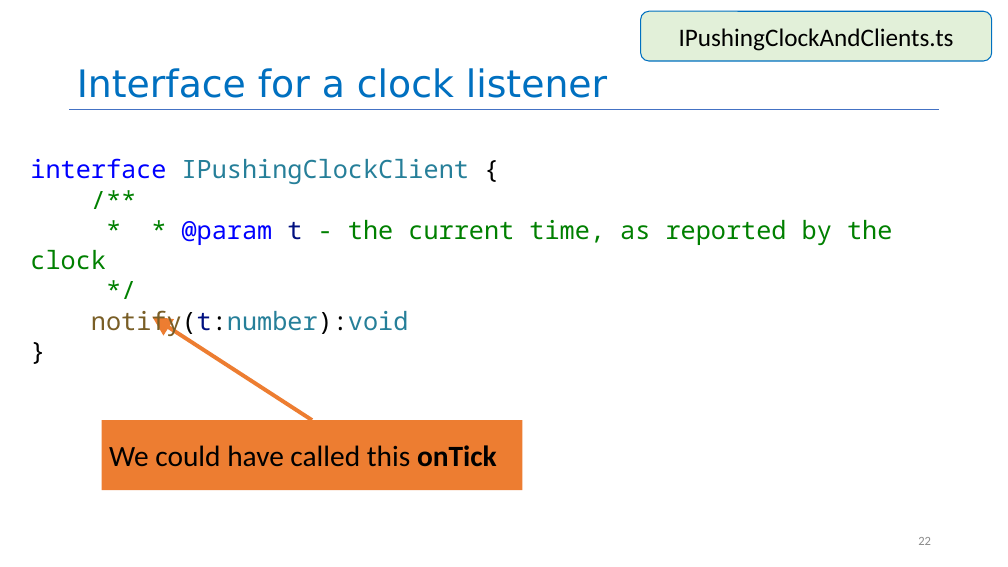
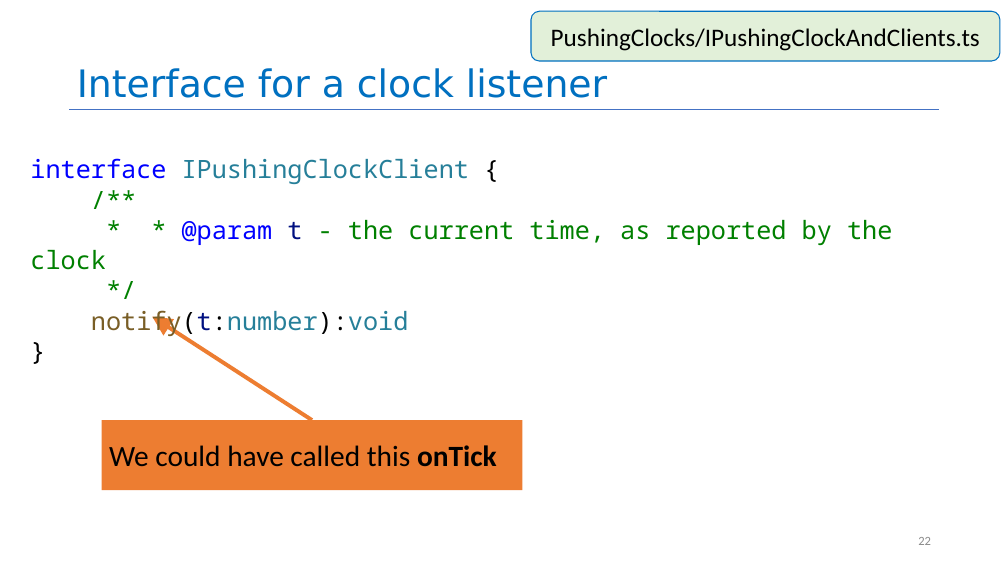
Before and after one commit to neu-se/CS4530-Spring-2025, a slide deck: slide 22 of Slides/Module 05 Interaction-Level Design Patterns.pptx. Drawn at 1008x567 pixels with LibreOffice and Linux fonts; fonts in the diff are those of the drawing. Boxes give left, top, right and bottom in pixels: in the first picture for what was removed or moved away, otherwise in the second. Text is boxed around its words. In the diff, an @@ line names an element or a change of style, - is before the commit and + after.

```diff
--- a/Slides/Module 05 Interaction-Level Design Patterns.pptx
+++ b/Slides/Module 05 Interaction-Level Design Patterns.pptx
@@ rounded rectangle "PushingClocks/IPushingClockAndClients.ts" resized from (x1=640, y1=11, x2=991, y2=61) to (x1=531, y1=11, x2=1000, y2=61) @@
@@ text in rounded rectangle at (x1=551, y1=28, x2=980, y2=51): text changed @@
-IPushingClockAndClients.ts
+PushingClocks/IPushingClockAndClients.ts
```
Also in this commit, not shown: 21 other slides changed, 2 other files.
